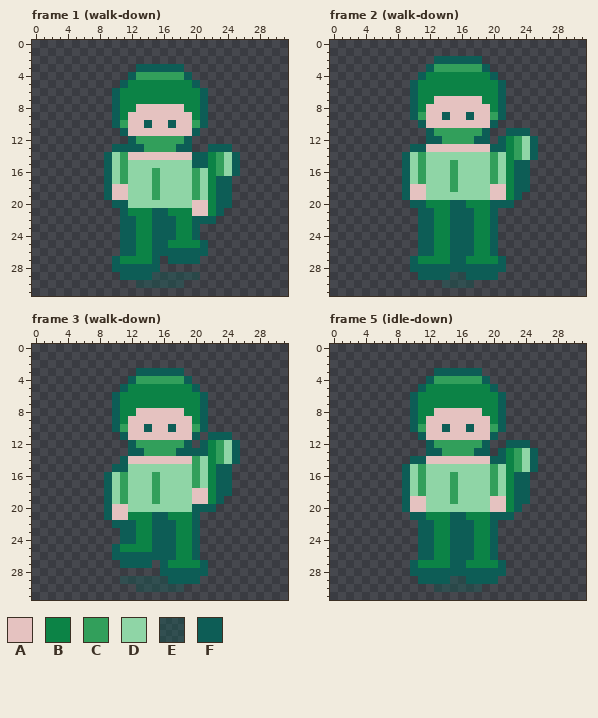
File history of a pixel-art file, assets/aseprite/actor_hero_axe.aseprite. The picture above was drawn from the file before the commit.
32x32 pixels, 52 frames. Shown: frame 1 (walk-down), frame 2 (walk-down), frame 3 (walk-down), frame 5 (idle-down). The commit also changed other frames, which this record leaves out.
Visible layers, top first: "actor", "shadow".
Palette (. is transparent): A #e5c2c0  B #0c8346  C #329f5b  D #8fd5a6  E #0d5d565a  F #0d5d56
Pixels before, frame 1 (walk-down), first column x 9:
 3 ....FFFFFF.......
 4 ...FCCCCCCF......
 5 ..FBBBBBBBBF.....
 6 .FBBBBBBBBBBF....
 7 .FBBBBBBBBBBF....
 8 .FBBAAAAAABBF....
 9 .FBAAAAAAAABF....
10 .FCAAFAAFAACF....
11 ..FAAAAAAAAF.....
12 ...FCCCCCCF......
13 .FFFFCCCCFF..FFF.
14 FDCAAAAAAAAFFBCDF
15 FDCDDDDDDDDFFBCDF
16 FDCDDDCDDDDCDBCDF
17 FDCDDDCDDDDCDBFF.
18 FAADDDCDDDDCDBFF.
19 FAADDDCDDDDCDBFF.
20 .FFDDDDDDDDAABFF.
21 ..FBBBFFBBBAABF..
22 ..FFBBFFFBBFFF...
23 ..FFBBFFFBBF.....
24 ..FFBBFFFBBF.....
25 ..FFBBFFBBBBF....
26 ..FFBBFFFFFFF....
27 .FBBBBF.FFFF.....
28 .FFFFFF..........
29 ..FFFFEEEEEE.....
30 ....EEEEEE.......
Pixels before, frame 2 (walk-down), first column x 9:
 2 ....FFFFFF.......
 3 ...FCCCCCCF......
 4 ..FBBBBBBBBF.....
 5 .FBBBBBBBBBBF....
 6 .FBBBBBBBBBBF....
 7 .FBBAAAAAABBF....
 8 .FBAAAAAAAABF....
 9 .FCAAFAAFAACF....
10 ..FAAAAAAAAF.....
11 ...FCCCCCCF..FFF.
12 ...FFCCCCFF.FBCDF
13 .FFAAAAAAAAFFBCDF
14 FDCDDDDDDDDCDBCDF
15 FDCDDDCDDDDCDBFF.
16 FDCDDDCDDDDCDBFF.
17 FDCDDDCDDDDCDBFF.
18 FAADDDCDDDDAABFF.
19 FAADDDDDDDDAABF..
20 .FFBBBFFBBBFFF...
21 ..FFBBFFFBBF.....
22 ..FFBBFFFBBF.....
23 ..FFBBFFFBBF.....
24 ..FFBBFFFBBF.....
25 ..FFBBFFFBBF.....
26 ..FFBBFFFBBF.....
27 .FBBBBFFBBBBF....
28 .FFFFFFFFFFFF....
29 ..FFFFEEFFFF.....
30 .....EEEE........
Pixels before, frame 3 (walk-down), first column x 9:
 3 ....FFFFFF.......
 4 ...FCCCCCCF......
 5 ..FBBBBBBBBF.....
 6 .FBBBBBBBBBBF....
 7 .FBBBBBBBBBBF....
 8 .FBBAAAAAABBF....
 9 .FBAAAAAAAABF....
10 .FCAAFAAFAACF....
11 ..FAAAAAAAAF.FFF.
12 ...FCCCCCCF.FBCDF
13 ...FFCCCCFFFFBCDF
14 ..FAAAAAAAACDBCDF
15 .FFDDDDDDDDCDBFF.
16 FDCDDDCDDDDCDBFF.
17 FDCDDDCDDDDCDBFF.
18 FDCDDDCDDDDAABFF.
19 FDCDDDCDDDDAABF..
20 FAADDDDDDDDFFF...
21 FAABBBFFBBBF.....
22 .FFFBBFFFBBF.....
23 ..FFBBFFFBBF.....
24 ..FFBBFFFBBF.....
25 .FBBBBFFFBBF.....
26 .FFFFFFFFBBF.....
27 ..FFFF.FBBBBF....
28 .......FFFFFF....
29 ..EEEEEEFFFF.....
30 ....EEEEEE.......
Pixels before, frame 5 (idle-down), first column x 9:
 3 ....FFFFFF.......
 4 ...FCCCCCCF......
 5 ..FBBBBBBBBF.....
 6 .FBBBBBBBBBBF....
 7 .FBBBBBBBBBBF....
 8 .FBBAAAAAABBF....
 9 .FBAAAAAAAABF....
10 .FCAAFAAFAACF....
11 ..FAAAAAAAAF.....
12 ...FCCCCCCF..FFF.
13 ...FFCCCCFF.FBCDF
14 .FFAAAAAAAAFFBCDF
15 FDCDDDDDDDDCDBCDF
16 FDCDDDCDDDDCDBFF.
17 FDCDDDCDDDDCDBFF.
18 FDCDDDCDDDDCDBFF.
19 FAADDDCDDDDAABFF.
20 FAADDDDDDDDAABF..
21 .FFBBBFFBBBFFF...
22 ..FFBBFFFBBF.....
23 ..FFBBFFFBBF.....
24 ..FFBBFFFBBF.....
25 ..FFBBFFFBBF.....
26 ..FFBBFFFBBF.....
27 .FBBBBFFBBBBF....
28 .FFFFFFFFFFFF....
29 ..FFFFEEFFFF.....
30 ....EEEEEE.......
The same view after the edit:
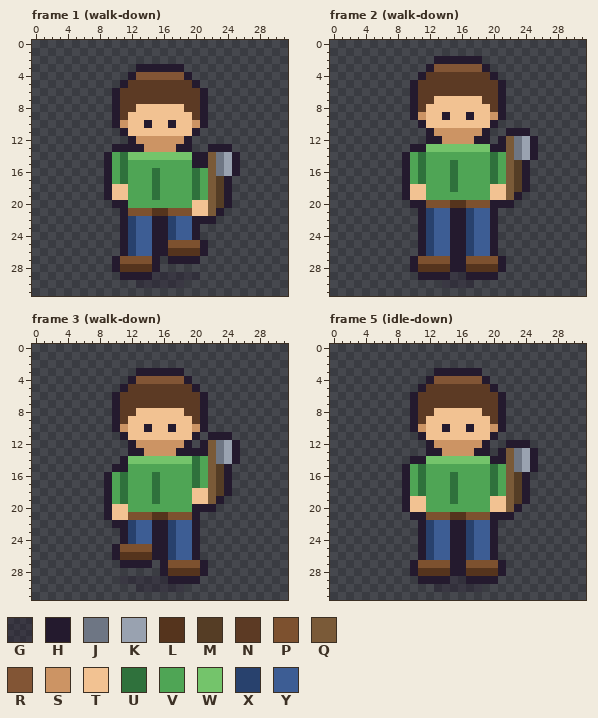
Colours new in this view: G #241a2e5a  H #241a2e  J #6e7684  K #99a2b0  L #55341d  M #553d25  N #5c3a24  P #7d512f  Q #7a5a38  R #825535  S #cc9464  T #f2c292  U #2f713c  V #4fa555  W #74c46b  X #28416d  Y #3d5d94
The exact change:
Changed rows in their new state; - is an unchanged pixel.
Frame 1 (walk-down), layers "actor", "shadow":
first column x 9:
 3 ----HHHHHH-------
 4 ---HRRRRRRH------
 5 --HNNNNNNNNH-----
 6 -HNNNNNNNNNNH----
 7 -HNNNNNNNNNNH----
 8 -HNNTTTTTTNNH----
 9 -HNTTTTTTTTNH----
10 -HSTTHTTHTTSH----
11 --HTTTTTTTTH-----
12 ---HSSSSSSH------
13 -HHHHSSSSHH--HHH-
14 HVUWWWWWWWWHHQJKH
15 HVUVVVVVVVVHHQJKH
16 HVUVVVUVVVVUVQJKH
17 HVUVVVUVVVVUVQMH-
18 HTTVVVUVVVVUVQMH-
19 HTTVVVUVVVVUVQMH-
20 -HHVVVVVVVVTTQMH-
21 --HPPPLLPPPTTQH--
22 --HXYYHHXYYHHH---
23 --HXYYHHXYYH-----
24 --HXYYHHXYYH-----
25 --HXYYHHPPPPH----
26 --HXYYHHLLLLH----
27 -HPPPPH-HHHH-----
28 -HLLLLH----------
29 --HHHHGGGGGG-----
30 ----GGGGGG-------
Frame 2 (walk-down), layers "actor", "shadow":
first column x 9:
 2 ----HHHHHH-------
 3 ---HRRRRRRH------
 4 --HNNNNNNNNH-----
 5 -HNNNNNNNNNNH----
 6 -HNNNNNNNNNNH----
 7 -HNNTTTTTTNNH----
 8 -HNTTTTTTTTNH----
 9 -HSTTHTTHTTSH----
10 --HTTTTTTTTH-----
11 ---HSSSSSSH--HHH-
12 ---HHSSSSHH-HQJKH
13 -HHWWWWWWWWHHQJKH
14 HVUVVVVVVVVUVQJKH
15 HVUVVVUVVVVUVQMH-
16 HVUVVVUVVVVUVQMH-
17 HVUVVVUVVVVUVQMH-
18 HTTVVVUVVVVTTQMH-
19 HTTVVVVVVVVTTQH--
20 -HHPPPLLPPPHHH---
21 --HXYYHHXYYH-----
22 --HXYYHHXYYH-----
23 --HXYYHHXYYH-----
24 --HXYYHHXYYH-----
25 --HXYYHHXYYH-----
26 --HXYYHHXYYH-----
27 -HPPPPHHPPPPH----
28 -HLLLLHHLLLLH----
29 --HHHHGGHHHH-----
30 -----GGGG--------
Frame 3 (walk-down), layers "actor", "shadow":
first column x 9:
 3 ----HHHHHH-------
 4 ---HRRRRRRH------
 5 --HNNNNNNNNH-----
 6 -HNNNNNNNNNNH----
 7 -HNNNNNNNNNNH----
 8 -HNNTTTTTTNNH----
 9 -HNTTTTTTTTNH----
10 -HSTTHTTHTTSH----
11 --HTTTTTTTTH-HHH-
12 ---HSSSSSSH-HQJKH
13 ---HHSSSSHHHHQJKH
14 --HWWWWWWWWUVQJKH
15 -HHVVVVVVVVUVQMH-
16 HVUVVVUVVVVUVQMH-
17 HVUVVVUVVVVUVQMH-
18 HVUVVVUVVVVTTQMH-
19 HVUVVVUVVVVTTQH--
20 HTTVVVVVVVVHHH---
21 HTTPPPLLPPPH-----
22 -HHXYYHHXYYH-----
23 --HXYYHHXYYH-----
24 --HXYYHHXYYH-----
25 -HPPPPHHXYYH-----
26 -HLLLLHHXYYH-----
27 --HHHH-HPPPPH----
28 -------HLLLLH----
29 --GGGGGGHHHH-----
30 ----GGGGGG-------
Frame 5 (idle-down), layers "actor", "shadow":
first column x 9:
 3 ----HHHHHH-------
 4 ---HRRRRRRH------
 5 --HNNNNNNNNH-----
 6 -HNNNNNNNNNNH----
 7 -HNNNNNNNNNNH----
 8 -HNNTTTTTTNNH----
 9 -HNTTTTTTTTNH----
10 -HSTTHTTHTTSH----
11 --HTTTTTTTTH-----
12 ---HSSSSSSH--HHH-
13 ---HHSSSSHH-HQJKH
14 -HHWWWWWWWWHHQJKH
15 HVUVVVVVVVVUVQJKH
16 HVUVVVUVVVVUVQMH-
17 HVUVVVUVVVVUVQMH-
18 HVUVVVUVVVVUVQMH-
19 HTTVVVUVVVVTTQMH-
20 HTTVVVVVVVVTTQH--
21 -HHPPPLLPPPHHH---
22 --HXYYHHXYYH-----
23 --HXYYHHXYYH-----
24 --HXYYHHXYYH-----
25 --HXYYHHXYYH-----
26 --HXYYHHXYYH-----
27 -HPPPPHHPPPPH----
28 -HLLLLHHLLLLH----
29 --HHHHGGHHHH-----
30 ----GGGGGG-------
Boxes around the changes in both pictures, in picture pixels (x1, y1, x2, y2):
changed: (104, 64, 240, 288)
changed: (402, 56, 538, 288)
changed: (104, 368, 240, 592)
changed: (402, 368, 538, 592)
